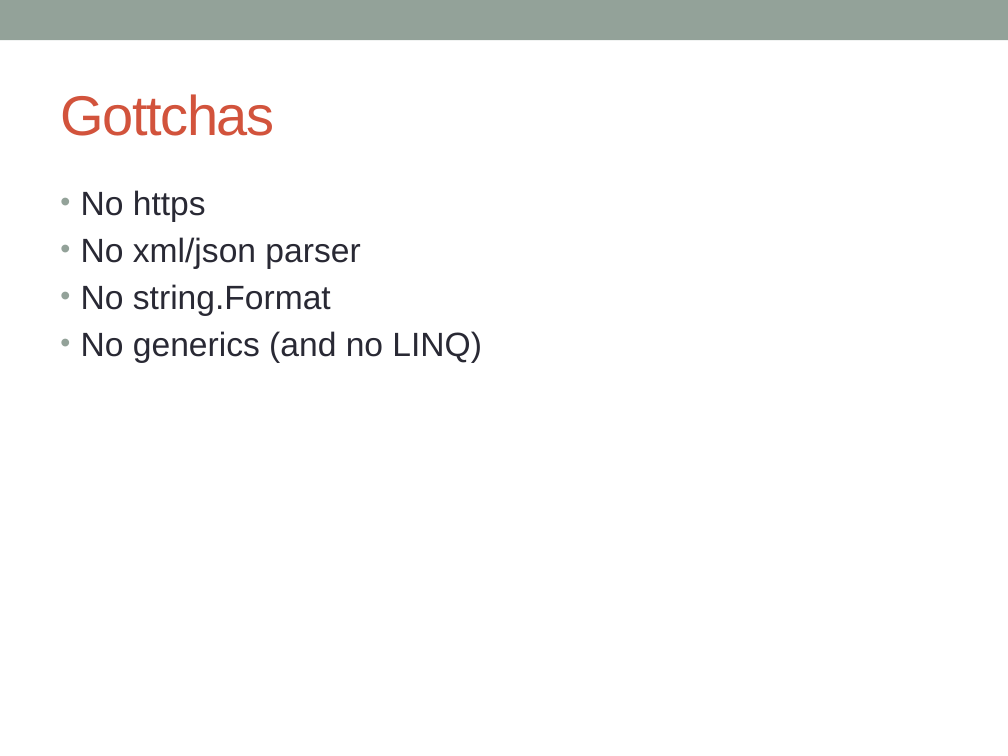
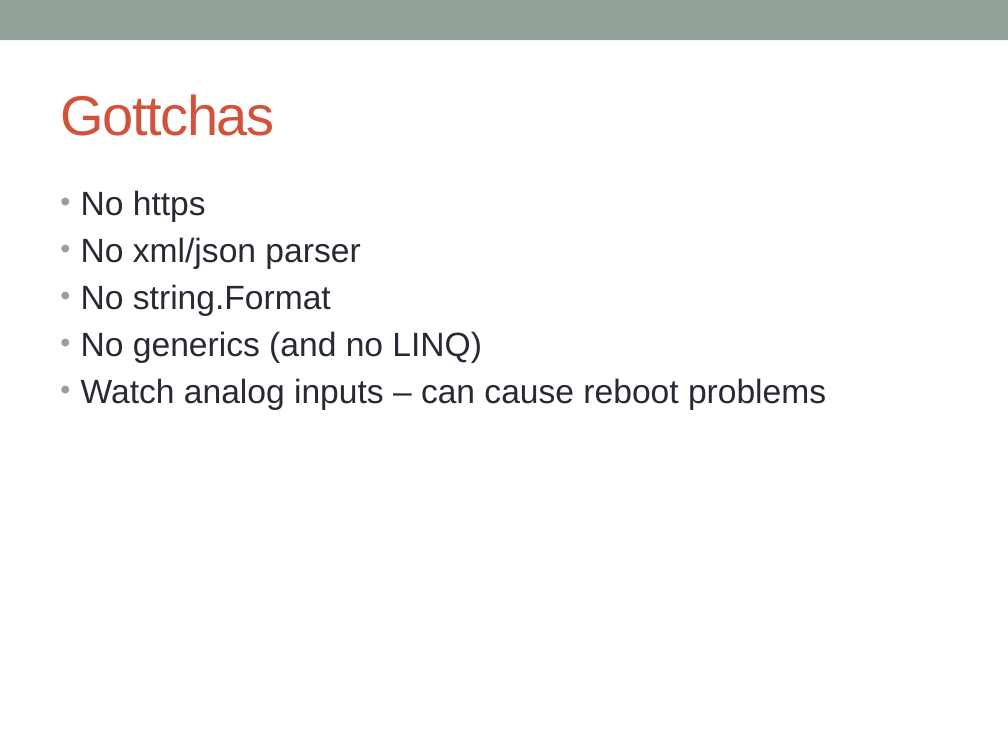
Before and after one commit to Milstein/BCC-NetDuino, a slide deck: slide 7 of netduino codecamp.pptx. Drawn at 1008x756 pixels with LibreOffice and Linux fonts; fonts in the diff are those of the drawing. Boxes give left, top, right and bottom in pixels: in the first picture for what was removed or moved away, otherwise in the second. Text is boxed around its words. In the diff, an @@ line names an element or a change of style, - is before the commit and + after.

Commit message:
some changes

```diff
--- a/netduino codecamp.pptx
+++ b/netduino codecamp.pptx
@@ text at [81, 378, 826, 410]: paragraph added @@
+• Watch analog inputs – can cause reboot problems
```
